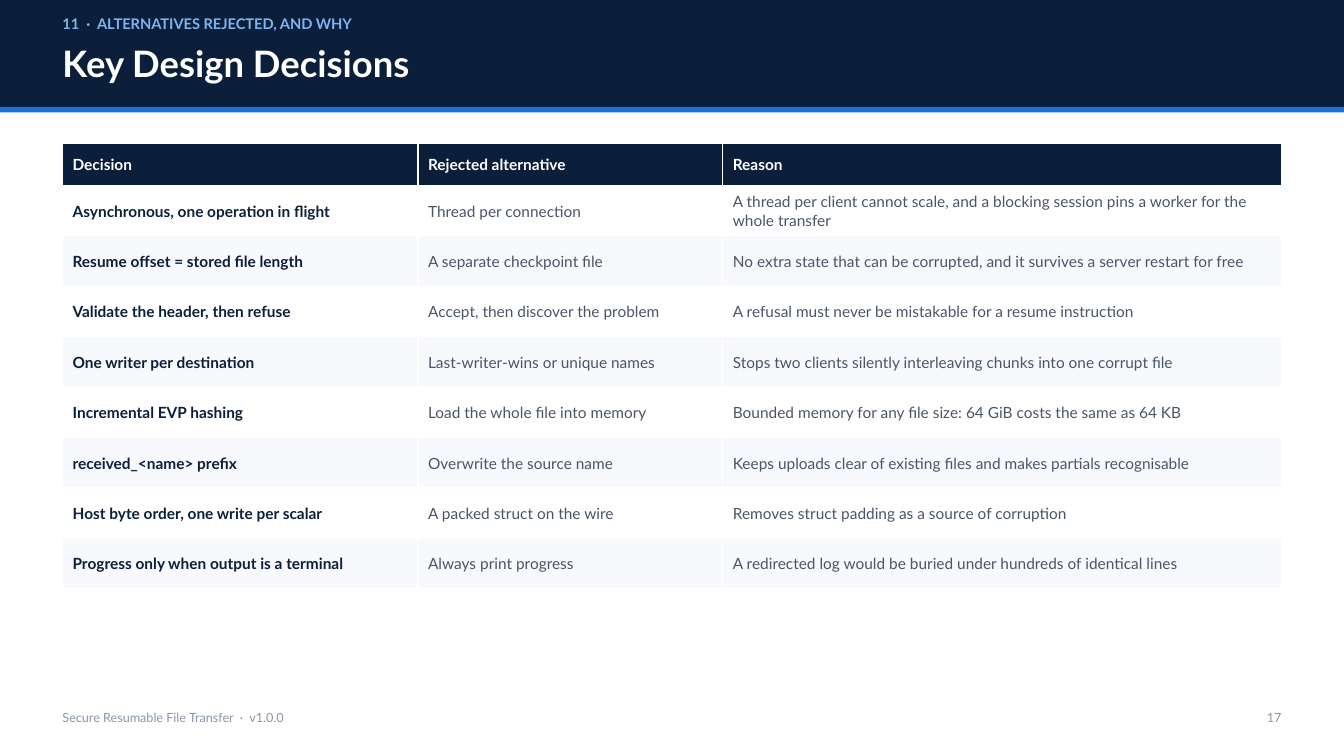
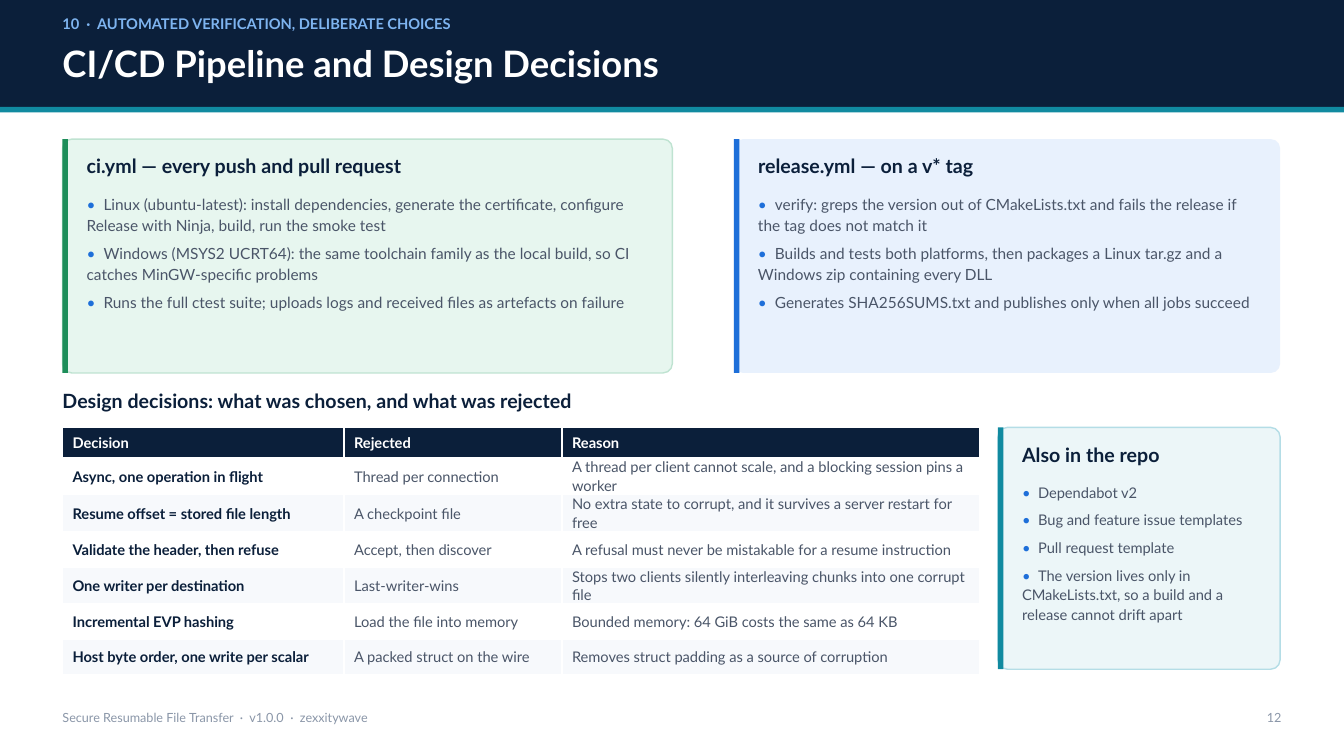
Before and after one commit to zexxitywave/File-transfer-, a slide deck: slide 12 of presentation/Secure-Resumable-File-Transfer.pptx (slide 17 before the commit). Drawn at 1344x756 pixels with LibreOffice and Linux fonts; fonts in the diff are those of the drawing. Boxes give left, top, right and bottom in pixels: in the first picture for what was removed or moved away, otherwise in the second. Text is boxed around its words. In the diff, an @@ line names an element or a change of style, - is before the commit and + after.

Commit message:
Tighten the presentation to 16 slides and remove all placeholders
- Merge the paired slides (TLS with integrity, resumption with concurrency,
  testing with results, CI with design decisions) and drop the agenda slide,
  cutting the deck from 22 slides to 16 for a shorter presentation slot
- Fill the title and closing slides from the repository itself (maintainer
  handle, repository URL, version, platforms, test count, MIT licence) so
  there is nothing left for a presenter to fill in by hand
- Fix bullets() rendering plain items as a bare marker: a bullet without the
  "||" head separator was writing the empty tail instead of its own text
- Give the deck a close slide, and fix check_deck.py so the text dump survives
  the cp1252 console encoding used on Windows

```diff
--- a/presentation/Secure-Resumable-File-Transfer.pptx
+++ b/presentation/Secure-Resumable-File-Transfer.pptx
@@ text at <box>62,18,450,31</box>: text changed @@
-11 · ALTERNATIVES REJECTED, AND WHY
+10 · AUTOMATED VERIFICATION, DELIBERATE CHOICES
@@ text at <box>62,50,658,84</box>: text changed @@
-Key Design Decisions
+CI/CD Pipeline and Design Decisions
@@ rectangle at <box>0,107,1344,113</box>: fill #1E6FD9 to #118AA0 @@
@@ rounded rectangle added at <box>63,139,673,373</box>, fill #E7F6EF, outline #BFE3D1 1 pt @@
@@ rectangle added at <box>63,139,69,373</box>, fill #1E8E5A @@
@@ rounded rectangle added at <box>734,139,1280,373</box>, fill #E8F1FD @@
@@ rectangle added at <box>734,139,740,373</box>, fill #1E6FD9 @@
@@ text added at <box>87,158,401,177</box>, 14 pt, text #0B1F3A, bold @@
+ci.yml — every push and pull request
@@ text added at <box>758,158,974,177</box>, 14 pt, text #0B1F3A, bold @@
+release.yml — on a v* tag
@@ text added at <box>87,198,630,311</box>, 11 pt, text #4A5568 @@
+• Linux (ubuntu-latest): install dependencies, generate the certificate, configure Release with Ninja, build, run the smoke test
+• Windows (MSYS2 UCRT64): the same toolchain family as the local build, so CI catches MinGW-specific problems
+• Runs the full ctest suite; uploads logs and received files as artefacts on failure
@@ text added at <box>758,198,1250,311</box>, 11 pt, text #4A5568 @@
+• verify: greps the version out of CMakeLists.txt and fails the release if the tag does not match it
+• Builds and tests both platforms, then packages a Linux tar.gz and a Windows zip containing every DLL
+• Generates SHA256SUMS.txt and publishes only when all jobs succeed
@@ text added at <box>62,393,571,412</box>, 14 pt, text #0B1F3A, bold @@
+Design decisions: what was chosen, and what was rejected
@@ table at <box>63,427,979,669</box> @@
-row 1: Decision | Rejected alternative | Reason
-row 2: Asynchronous, one operation in flight | Thread per connection | A thread per client cannot scale, and a blocking session pins a worker for the whole transfer
-row 3: Resume offset = stored file length | A separate checkpoint file | No extra state that can be corrupted, and it survives a server restart for free
-row 4: Validate the header, then refuse | Accept, then discover the problem | A refusal must never be mistakable for a resume instruction
-row 5: One writer per destination | Last-writer-wins or unique names | Stops two clients silently interleaving chunks into one corrupt file
-row 6: Incremental EVP hashing | Load the whole file into memory | Bounded memory for any file size: 64 GiB costs the same as 64 KB
-row 7: received_<name> prefix | Overwrite the source name | Keeps uploads clear of existing files and makes partials recognisable
+row 1: Decision | Rejected | Reason
+row 2: Async, one operation in flight | Thread per connection | A thread per client cannot scale, and a blocking session pins a worker
+row 3: Resume offset = stored file length | A checkpoint file | No extra state to corrupt, and it survives a server restart for free
+row 4: Validate the header, then refuse | Accept, then discover | A refusal must never be mistakable for a resume instruction
+row 5: One writer per destination | Last-writer-wins | Stops two clients silently interleaving chunks into one corrupt file
+row 6: Incremental EVP hashing | Load the file into memory | Bounded memory: 64 GiB costs the same as 64 KB
-row 9: Progress only when output is a terminal | Always print progress | A redirected log would be buried under hundreds of identical lines
@@ table: place and size @@
-table at <box>63,143,1281,589</box>
+table at <box>63,427,979,669</box>
@@ rounded rectangle added at <box>998,427,1280,669</box>, fill #ECF6F8, outline #B4DDE6 1 pt @@
@@ rectangle added at <box>998,427,1004,669</box>, fill #118AA0 @@
@@ text added at <box>1022,447,1160,466</box>, 14 pt, text #0B1F3A, bold @@
+Also in the repo
@@ text added at <box>1022,542,1223,623</box>, 10.5 pt, text #4A5568 @@
+• Dependabot v2
+• Bug and feature issue templates
+• Pull request template
+• The version lives only in CMakeLists.txt, so a build and a release cannot drift apart
@@ text at <box>62,713,368,724</box>: text changed @@
-Secure Resumable File Transfer · v1.0.0
+Secure Resumable File Transfer · v1.0.0 · zexxitywave
@@ text at <box>1267,713,1282,722</box>: text changed @@
-17
+12
```
Also in this commit, not shown: 15 other slides changed, 6 slides removed, 2 other files.
